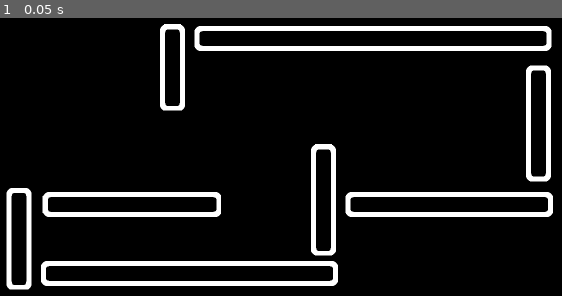
Above: before the commit, frame 1.
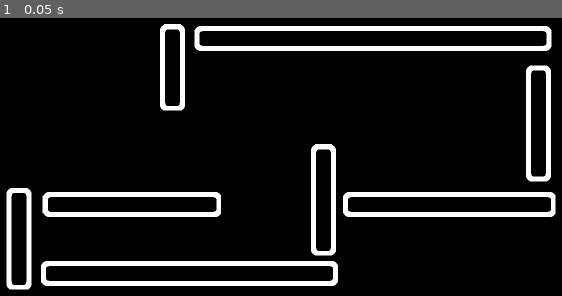
Above: after the commit, the same moment.

Repository: MarmadileManteater/Carbuncle-Game
Game: Godot game, scene res://scenes/global/global.tscn
The game is run twice, just before and just after one commit, with the same random seed, the same clock (stepped at 60 frames per second) and the same inputs.
Inputs:
- Up to frame 1 (0.05 s): no input

The runs differ from the first frame. In frame 1, 0.2% of the frame differs, in the area x 61-99%, y 62-72%.

Commit message:
Add collision shapes

Diff:
--- a/project/scenes/lock_puzzle/lock_puzzle.tscn
+++ b/project/scenes/lock_puzzle/lock_puzzle.tscn
@@ -17,7 +17,7 @@
 
 [node name="PuzzlePiece2" parent="." unique_id=743115487 instance=ExtResource("1_wue6p")]
 position = Vector2(1131, 547)
-length = 383
+length = 393
 
 [node name="PuzzlePiece3" parent="." unique_id=181184539 instance=ExtResource("1_wue6p")]
 position = Vector2(1309, 385)
--- a/project/scenes/puzzle_piece/puzzle_piece.gd
+++ b/project/scenes/puzzle_piece/puzzle_piece.gd
@@ -8,6 +8,11 @@
 @export var length = 10
 @export var direction = Direction.Horizonal
 
+func _ready() -> void:
+	var shape = RectangleShape2D.new()
+	shape.size = $StaticBody2D/CollisionShape2D.shape.size
+	$StaticBody2D/CollisionShape2D.shape = shape
+
 # Called every frame. 'delta' is the elapsed time since the previous frame.
 func _process(_delta: float) -> void:
 	var array: PackedVector2Array = $Middle.polygon
@@ -16,9 +21,11 @@
 	array[2].x = (length / 2.0)
 	array[3].x = -(length / 2.0)
 	$Middle.polygon = array
-	$Left.position.x = -7 - (length / 2.0)
-	$Right.position.x = 7 + (length / 2.0)
+	$Left.position.x = -7 - (length / 2.0) # magic number
+	$Right.position.x = 7 + (length / 2.0) # magic number
 	if direction == Direction.Horizonal:
 		rotation_degrees = 0
 	elif direction == Direction.Vertical:
 		rotation_degrees = 90
+
+	$StaticBody2D/CollisionShape2D.shape.size.x = (42 - 10) + length
--- a/project/scenes/puzzle_piece/puzzle_piece.tscn
+++ b/project/scenes/puzzle_piece/puzzle_piece.tscn
@@ -3,9 +3,11 @@
 [ext_resource type="Script" uid="uid://khbkkn3m6306" path="res://scenes/puzzle_piece/puzzle_piece.gd" id="1_cst2k"]
 [ext_resource type="Texture2D" uid="uid://ctg3fvt7xv5y8" path="res://assets/sprites/puzzle_spritesheet.png" id="2_m3spb"]
 
+[sub_resource type="RectangleShape2D" id="RectangleShape2D_0dxmq"]
+size = Vector2(42, 50)
+
 [node name="PuzzlePiece" type="Node2D" unique_id=1993099465]
 script = ExtResource("1_cst2k")
-width = 10
 
 [node name="Right" type="Sprite2D" parent="." unique_id=923025411]
 texture_filter = 3
@@ -23,3 +25,8 @@
 texture_filter = 3
 position = Vector2(-12, 0)
 texture = ExtResource("2_m3spb")
+
+[node name="StaticBody2D" type="StaticBody2D" parent="." unique_id=62809014]
+
+[node name="CollisionShape2D" type="CollisionShape2D" parent="StaticBody2D" unique_id=110951652]
+shape = SubResource("RectangleShape2D_0dxmq")
